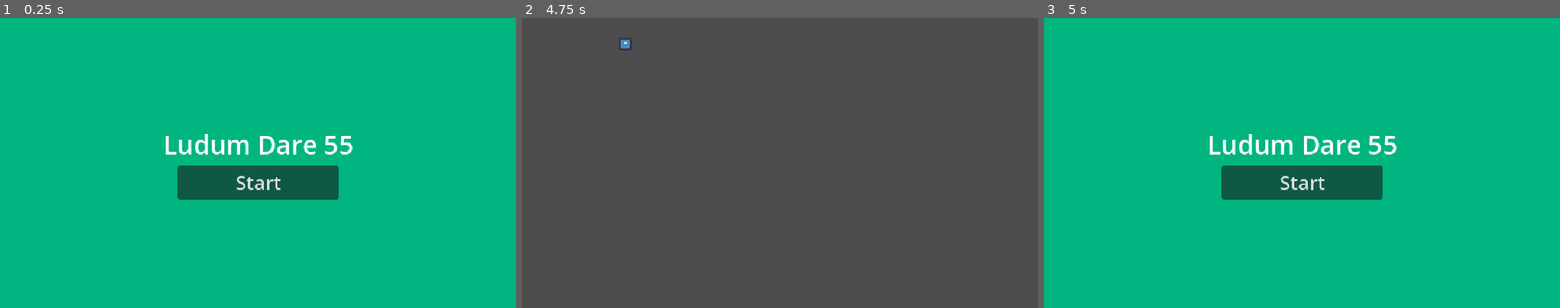
Above: before the commit, frames 1-3 (left to right).
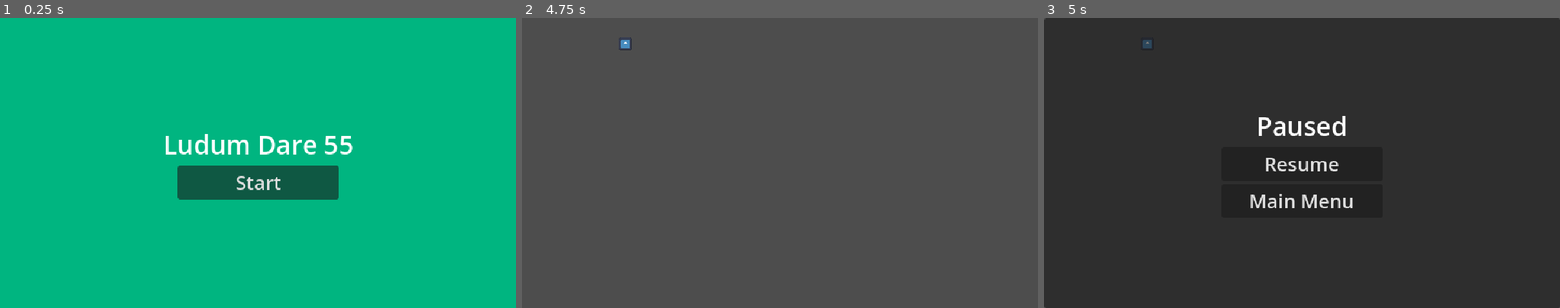
Above: after the commit, the same moments.

Repository: Burger-Bois/LD55-The-Only-Team
Game: Godot game, scene res://src/main.tscn
Two runs of this game, one before a commit and one after it. Both use one fixed random seed, a clock stepped at 60 frames per second and the inputs below. The engine's default icon, where the game draws it, is replaced by a stand-in: a white triangle on a blue panel in a dark square.
Inputs:
- Up to frame 1 (0.25 s): no input
- Up to frame 2 (4.75 s): click "Start" at 0.5 s; tap Enter at 1.25, 2.75, 4.25 s; tap Space at 2, 3.5 s
- Up to frame 3 (5 s): tap Escape (ui_cancel) at 4.9 s

Frames 1-2 are identical in both runs. In frame 3, 100% of the frame differs, in the area x 0-100%, y 0-100%.

Commit message:
Add pause menu

Diff:
--- a/src/common/signals.gd
+++ b/src/common/signals.gd
@@ -3,3 +3,6 @@
 
 # UI
 signal start_pressed
+
+signal resume_pressed
+signal main_menu_pressed
--- a/src/main.gd
+++ b/src/main.gd
@@ -3,18 +3,23 @@
 
 @export var level_scene: PackedScene
 
-@onready var ui := $UI as Control
+@onready var ui := %UI as Control
 
 var _level: Level
 
 
 func _ready():
 	Signals.start_pressed.connect(start_level)
+	Signals.resume_pressed.connect(unpause_level)
+	Signals.main_menu_pressed.connect(stop_level)
 
 
 func _input(event: InputEvent):
 	if event.is_action_pressed("ui_cancel"):
-		stop_level()
+		if get_tree().paused:
+			unpause_level()
+		else:
+			pause_level()
 
 
 func start_level():
@@ -24,5 +29,27 @@
 
 
 func stop_level():
+	unpause_level()
+
 	_level.queue_free()
+	_level = null
+
 	ui.show_main_menu()
+
+
+func pause_level():
+	if _level == null:
+		# Do nothing
+		return
+
+	get_tree().paused = true
+	ui.show_pause_menu()
+
+
+func unpause_level():
+	if _level == null:
+		# Do nothing
+		return
+
+	ui.hide_pause_menu()
+	get_tree().paused = false
--- a/src/main.tscn
+++ b/src/main.tscn
@@ -5,8 +5,11 @@
 [ext_resource type="PackedScene" uid="uid://dik42atcvjs1l" path="res://src/ui/ui.tscn" id="2_hd2vg"]
 
 [node name="Main" type="Node"]
+process_mode = 3
 script = ExtResource("1_s137c")
 level_scene = ExtResource("1_pyfi7")
 
-[node name="UI" parent="." instance=ExtResource("2_hd2vg")]
+[node name="UILayer" type="CanvasLayer" parent="."]
+
+[node name="UI" parent="UILayer" instance=ExtResource("2_hd2vg")]
 unique_name_in_owner = true
--- /dev/null
+++ b/src/ui/pause_menu.gd
@@ -0,0 +1,10 @@
+class_name PauseMenu extends PanelContainer
+
+
+@onready var _resume_button := %ResumeButton as Button
+@onready var _main_menu_button := %MainMenuButton as Button
+
+
+func _ready():
+    _resume_button.pressed.connect(func(): Signals.resume_pressed.emit())
+    _main_menu_button.pressed.connect(func(): Signals.main_menu_pressed.emit())
--- /dev/null
+++ b/src/ui/pause_menu.tscn
@@ -0,0 +1,40 @@
+[gd_scene load_steps=2 format=3 uid="uid://dlpufso2ha56t"]
+
+[ext_resource type="Script" path="res://src/ui/pause_menu.gd" id="1_fmq6v"]
+
+[node name="PauseMenu" type="PanelContainer"]
+anchors_preset = 15
+anchor_right = 1.0
+anchor_bottom = 1.0
+grow_horizontal = 2
+grow_vertical = 2
+size_flags_horizontal = 3
+script = ExtResource("1_fmq6v")
+
+[node name="VBoxContainer" type="VBoxContainer" parent="."]
+layout_mode = 2
+size_flags_horizontal = 4
+size_flags_vertical = 4
+alignment = 1
+
+[node name="Title" type="Label" parent="VBoxContainer"]
+layout_mode = 2
+theme_override_font_sizes/font_size = 32
+text = "Paused"
+horizontal_alignment = 1
+
+[node name="ResumeButton" type="Button" parent="VBoxContainer"]
+unique_name_in_owner = true
+custom_minimum_size = Vector2(200, 0)
+layout_mode = 2
+size_flags_horizontal = 4
+theme_override_font_sizes/font_size = 24
+text = "Resume"
+
+[node name="MainMenuButton" type="Button" parent="VBoxContainer"]
+unique_name_in_owner = true
+custom_minimum_size = Vector2(200, 0)
+layout_mode = 2
+size_flags_horizontal = 4
+theme_override_font_sizes/font_size = 24
+text = "Main Menu"
--- a/src/ui/ui.gd
+++ b/src/ui/ui.gd
@@ -2,6 +2,7 @@
 
 
 @onready var _main_menu := %MainMenu as MainMenu
+@onready var _pause_menu := %PauseMenu as PauseMenu
 
 
 func hide_main_menu():
@@ -10,3 +11,11 @@
 
 func show_main_menu():
     _main_menu.show()
+
+
+func hide_pause_menu():
+    _pause_menu.hide()
+
+
+func show_pause_menu():
+    _pause_menu.show()
--- a/src/ui/ui.tscn
+++ b/src/ui/ui.tscn
@@ -1,7 +1,8 @@
-[gd_scene load_steps=3 format=3 uid="uid://dik42atcvjs1l"]
+[gd_scene load_steps=4 format=3 uid="uid://dik42atcvjs1l"]
 
 [ext_resource type="Script" path="res://src/ui/ui.gd" id="1_tfa1r"]
 [ext_resource type="PackedScene" uid="uid://12y2yoyhf4" path="res://src/ui/main_menu.tscn" id="2_e7itr"]
+[ext_resource type="PackedScene" uid="uid://dlpufso2ha56t" path="res://src/ui/pause_menu.tscn" id="3_3xcih"]
 
 [node name="UI" type="Control"]
 layout_mode = 3
@@ -15,3 +16,8 @@
 [node name="MainMenu" parent="." instance=ExtResource("2_e7itr")]
 unique_name_in_owner = true
 layout_mode = 1
+
+[node name="PauseMenu" parent="." instance=ExtResource("3_3xcih")]
+unique_name_in_owner = true
+visible = false
+layout_mode = 1
